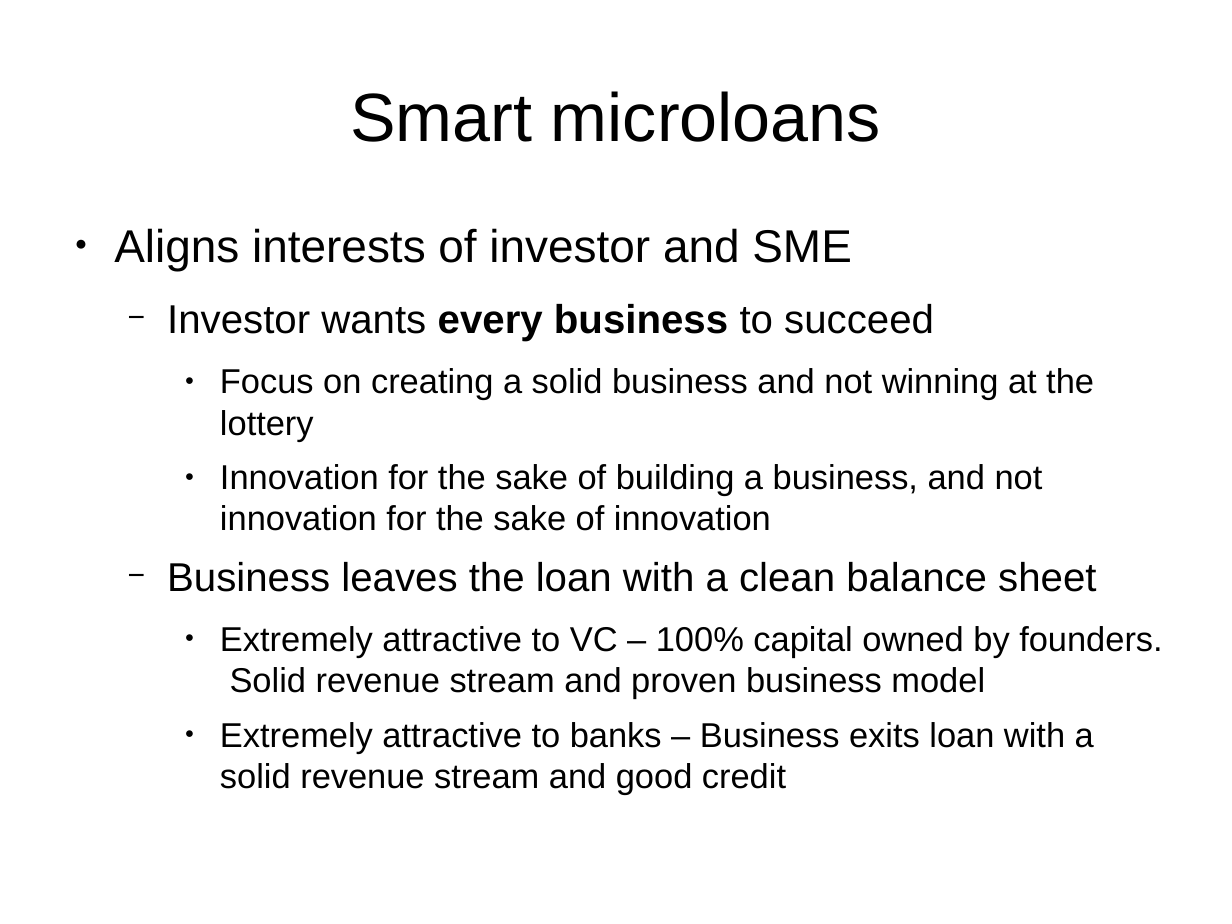
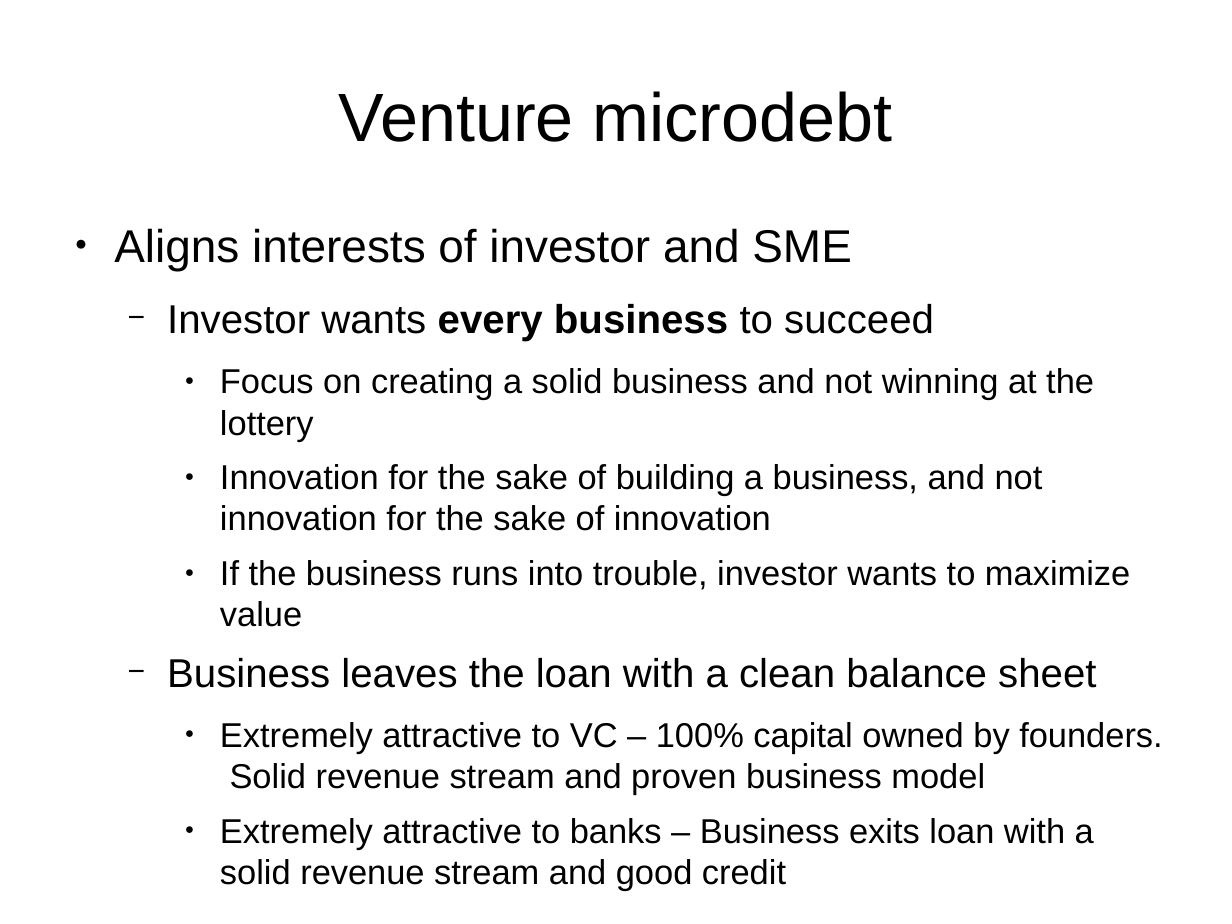
Before and after one commit to joequant/bitquant, a slide deck: slide 15 of pitchdecks/smartmicroloanshk.odp (slide 11 before the commit). Drawn at 1232x924 pixels with LibreOffice and Linux fonts; fonts in the diff are those of the drawing. Boxes give left, top, right and bottom in pixels: in the first picture for what was removed or moved away, otherwise in the second. Text is boxed around its words. In the diff, an @@ line names an element or a change of style, - is before the commit and + after.

Commit message:
add microloan

```diff
--- a/pitchdecks/smartmicroloanshk.odp
+++ b/pitchdecks/smartmicroloanshk.odp
@@ title at <box>339,91,893,142</box>: text changed @@
-Smart microloans
+Venture microdebt
@@ text at <box>220,560,1130,627</box>: paragraph added @@
+    ● If the business runs into trouble, investor wants to maximize value
```
Also in this commit, not shown: 6 other slides changed, 6 slides added, 1 slide removed, 1 other file.
